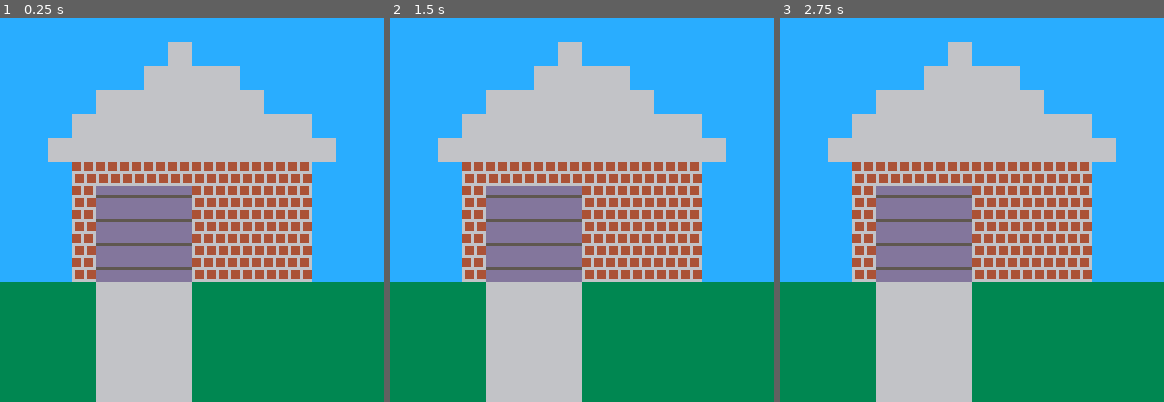
Above: before the commit, frames 1-3 (left to right).
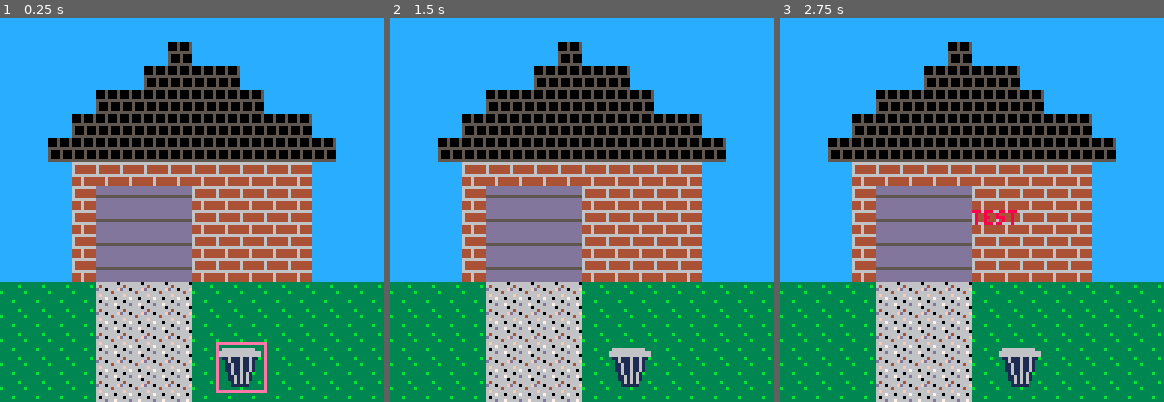
Above: after the commit, the same moments.

Repository: EmilyRagan/senior-project
Game: PICO-8 cartridge carts/home.p8
Same seed, same stepped clock (60 frames per second), same inputs: the game is played once before the commit and once after it.
Inputs:
- Up to frame 1 (0.25 s): no input
- Up to frame 2 (1.5 s): tap X (X key) at 0.33, 1.07 s; tap O (Z key) at 0.7 s
- Up to frame 3 (2.75 s): hold Right 1.6-2.1 s; tap O (Z key) at 1.7, 2.1, 2.5 s; tap X (X key) at 1.85 s; hold Up 2.15-2.42 s; hold Right from 2.47 s (still down)

The runs differ from the first frame. In frame 1, 25% of the frame differs, in the area x 0-100%, y 6-100%; in frame 2, 24%; in frame 3, 25%.

Commit message:
better textures, add trash can, selection highlight, prepare for alternative selection

Diff:
--- a/carts/home.p8
+++ b/carts/home.p8
@@ -19,6 +19,19 @@
 -- frame timer, incremented each update
 t = 0
 
+show_alternatives = false
+
+outdoor_items = {
+  trash = {
+    sprite_start = 7,
+    x = 72,
+    y = 108,
+    size = 16
+  }
+}
+
+item_selection = outdoor_items.trash
+
 function _update()
   t = time()
   if (game == "outside")
@@ -36,11 +49,36 @@
 end
 
 function drawOutside()
-  map(0, 0, 0, 0, 128, 64)
-  -- if (t % 2 < 1)
-  -- then
-  --   print("test", 64, 64)
-  -- end
+  map(0, 0, 0, 0, 16, 16)
+  drawTrash()
+  if (t % 2 < 1 and show_alternatives == false)
+  then
+    color(14)
+    local highlight_x = item_selection.x
+    local highlight_y = item_selection.y
+    local size = item_selection.size
+    rect(highlight_x, highlight_y, highlight_x + size, highlight_y + size)
+  end
+  if (show_alternatives == false and btnp(buttons.o))
+  then
+    show_alternatives = true
+  elseif (show_alternatives == true and btnp(buttons.x))
+  then
+    show_alternatives = false
+  end
+  if (show_alternatives)
+  then
+    -- show alternative selection for current item
+    color(8)
+    print("test", 64, 64)
+  end
+end
+
+function drawTrash()
+  spr(outdoor_items.trash.sprite_start, outdoor_items.trash.x, outdoor_items.trash.y)
+  spr(outdoor_items.trash.sprite_start + 1, outdoor_items.trash.x + 8, outdoor_items.trash.y)
+  spr(outdoor_items.trash.sprite_start + 2, outdoor_items.trash.x, outdoor_items.trash.y + 8)
+  spr(outdoor_items.trash.sprite_start + 3, outdoor_items.trash.x + 8, outdoor_items.trash.y + 8)
 end
 
 function updateOutside()
Not shown, changed: 56 lines of the sprite sheet (__gfx__) section of carts/home.p8
